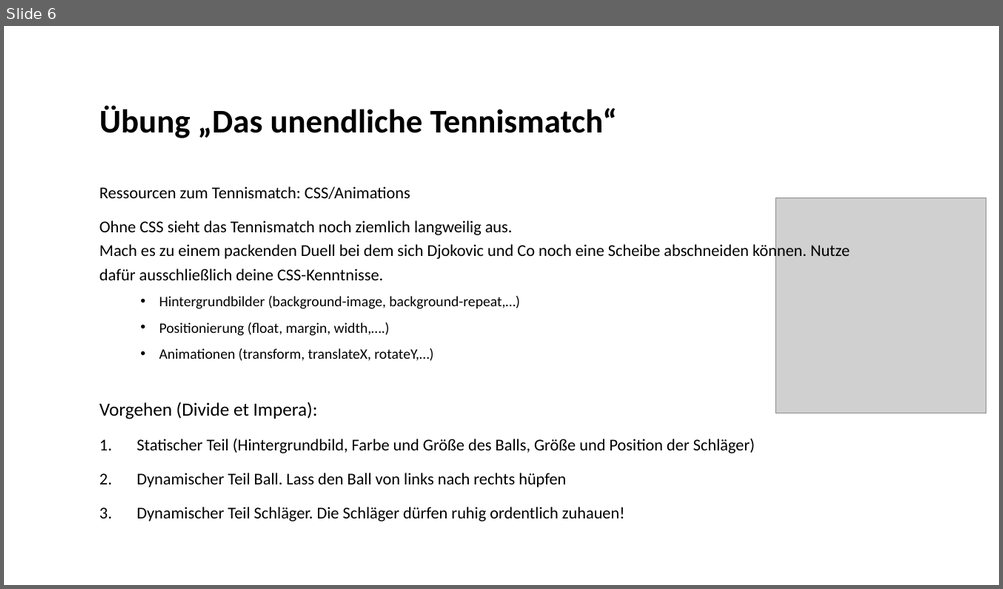
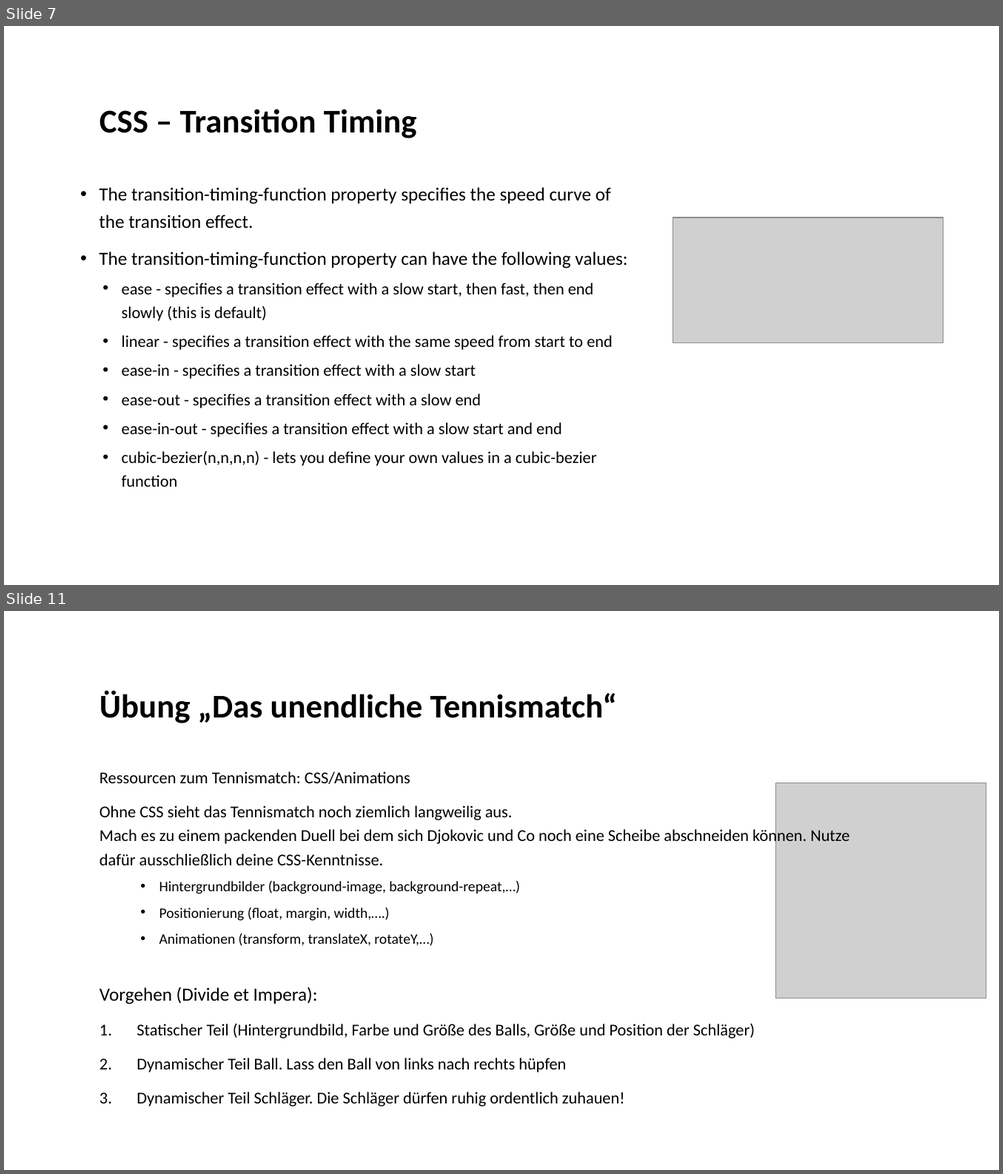
Before and after one commit to Holdo89/Webentwicklung_24_25, a slide deck: 3. CSS/Slides/CSS Transformation&Animation.pptx. Shown one above the other, each under a label of ours: slide 6 before the commit, slides 7 and 11 after it; the slides between them are not shown. The pictures are 1003x589 and 1003x1174 pixels, drawn with LibreOffice and Linux fonts; fonts in the diff are those of the drawing; grey boxes stand for pictures; background and template pictures are left out. Boxes give left, top, right and bottom in pixels: in the first picture for what was removed or moved away, otherwise in the second. Text is boxed around its words. In the diff, an @@ line names an element or a change of style, - is before the commit and + after.

```diff
--- a/3. CSS/Slides/CSS Transformation&Animation.pptx
+++ b/3. CSS/Slides/CSS Transformation&Animation.pptx
@@ slide 7 added at (4, 26, 999, 585), background #FFFFFF @@
@@ title added at (99, 109, 417, 138), 32 pt, text #000000, bold @@
+CSS – Transition Timing
@@ text added at (99, 187, 627, 487), 16 pt, text #000000 @@
+• The transition-timing-function property specifies the speed curve of the transition effect.
+• The transition-timing-function property can have the following values:
+  • ease - specifies a transition effect with a slow start, then fast, then end slowly (this is default)
+  • linear - specifies a transition effect with the same speed from start to end
+  • ease-in - specifies a transition effect with a slow start
+  • ease-out - specifies a transition effect with a slow end
+  • ease-in-out - specifies a transition effect with a slow start and end
+  • cubic-bezier(n,n,n,n) - lets you define your own values in a cubic-bezier function
@@ picture added at (672, 218, 942, 343) @@
@@ what was slide 6 is now slide 11 @@
```
Also in this commit, not shown: 4 slides changed, 4 other slides added, 6 other files.
